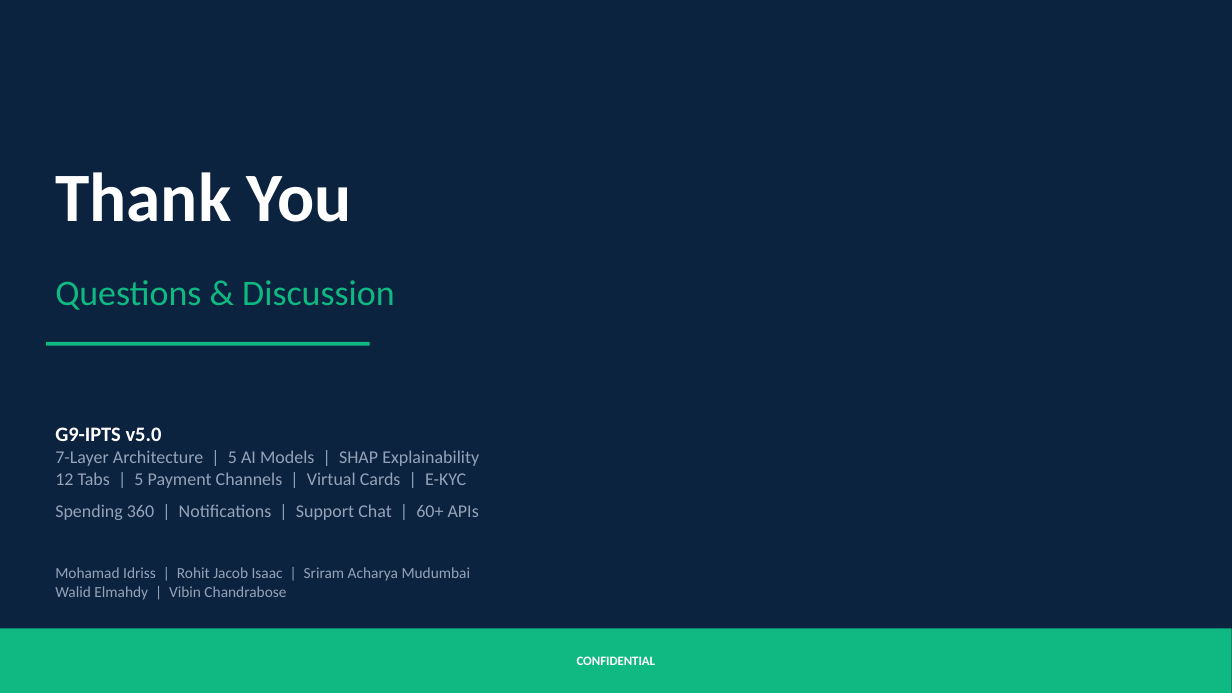
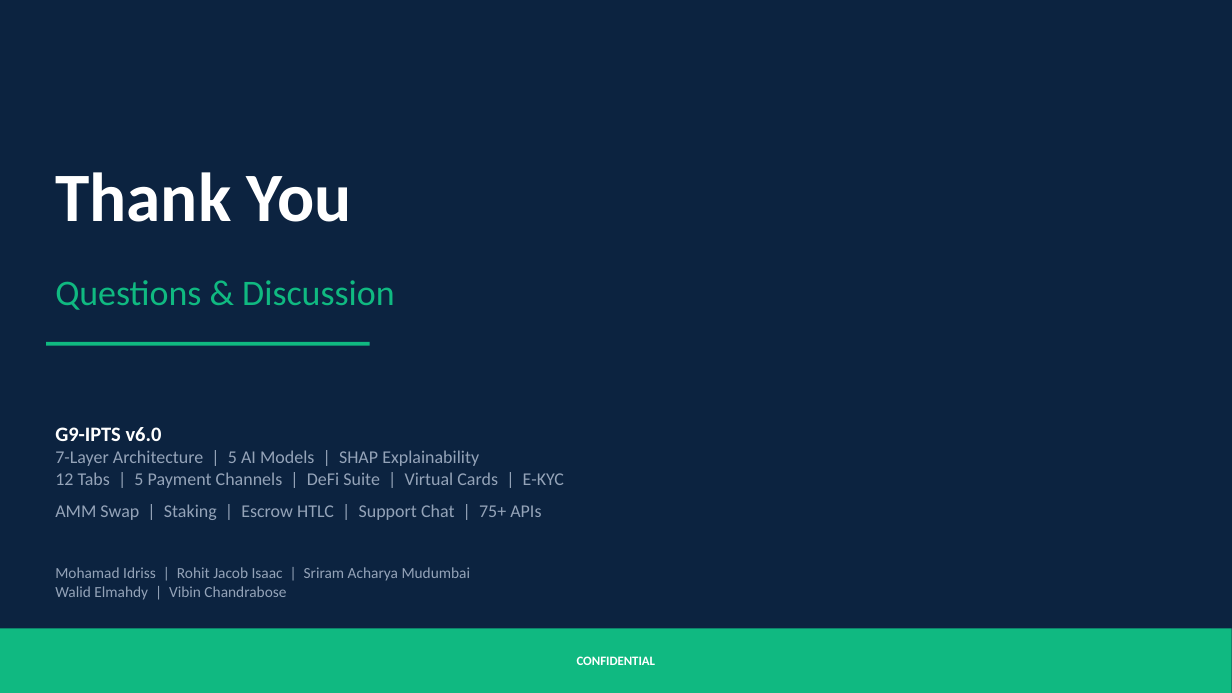
Before and after one commit to mohammedidriss/G9-IPTS, a slide deck: slide 54 of docs/G9-IPTS_Demo_Walkthrough.pptx (slide 46 before the commit). Drawn at 1232x693 pixels with LibreOffice and Linux fonts; fonts in the diff are those of the drawing. Boxes give left, top, right and bottom in pixels: in the first picture for what was removed or moved away, otherwise in the second. Text is boxed around its words. In the diff, an @@ line names an element or a change of style, - is before the commit and + after.

```diff
--- a/docs/G9-IPTS_Demo_Walkthrough.pptx
+++ b/docs/G9-IPTS_Demo_Walkthrough.pptx
@@ text at [55,427,564,520]: text changed @@
-G9-IPTS v5.0
-7-Layer Architecture | 5 AI Models | SHAP Explainability
-12 Tabs | 5 Payment Channels | Virtual Cards | E-KYC
-Spending 360 | Notifications | Support Chat | 60+ APIs
+G9-IPTS v6.0
+7-Layer Architecture | 5 AI Models | SHAP Explainability
+12 Tabs | 5 Payment Channels | DeFi Suite | Virtual Cards | E-KYC
+AMM Swap | Staking | Escrow HTLC | Support Chat | 75+ APIs
```
Also in this commit, not shown: 5 other slides changed, 10 slides added, 2 slides removed, 37 other files.
